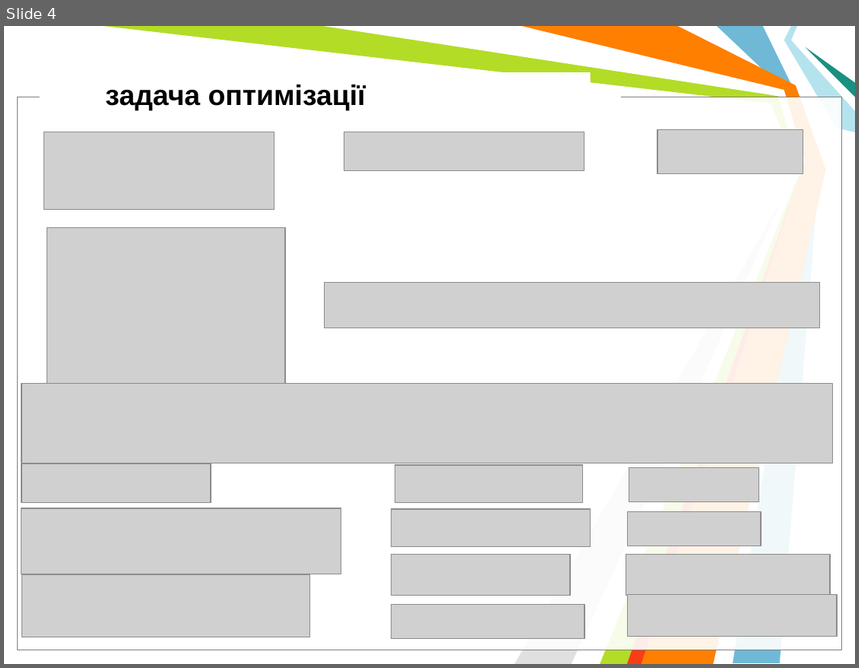
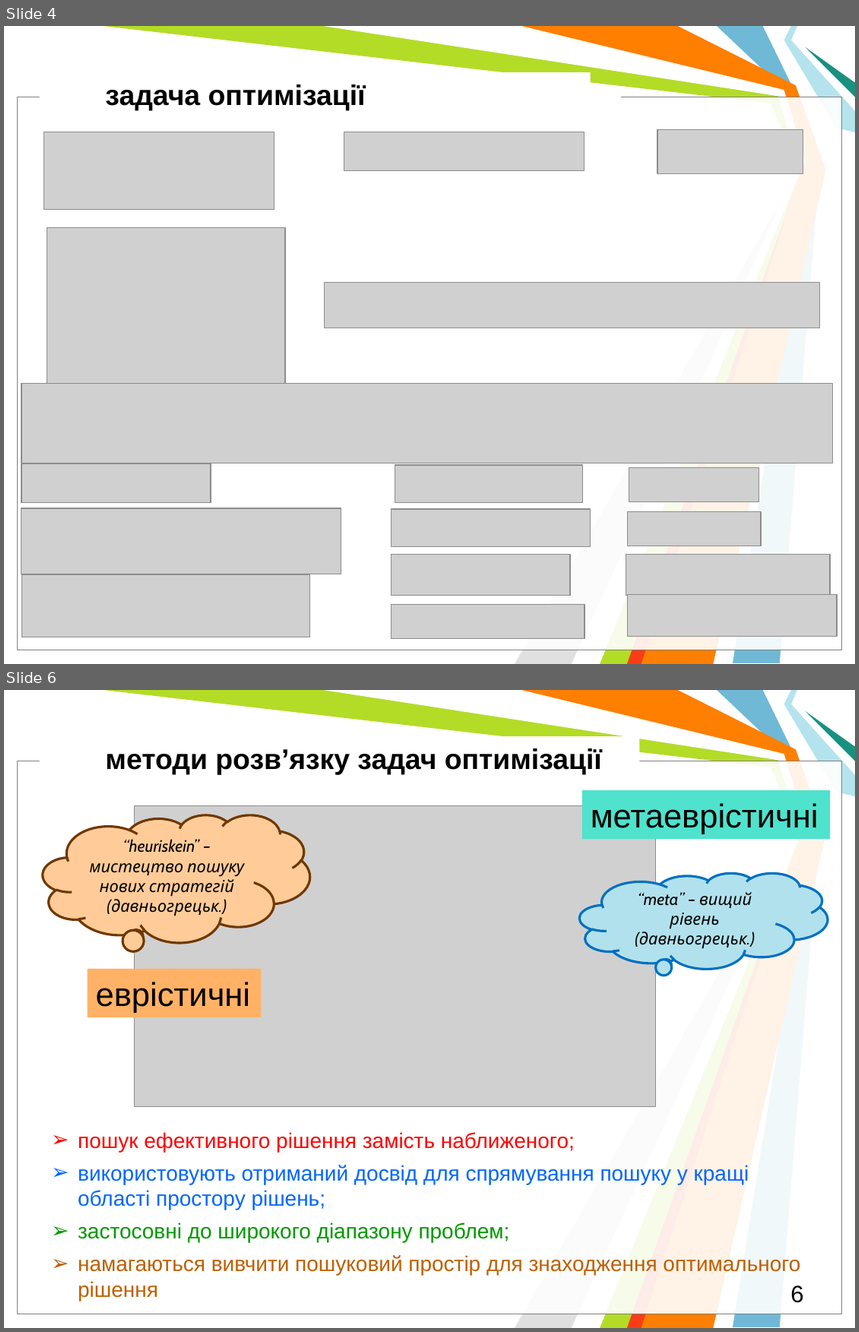
Before and after one commit to l432/NMK, a slide deck: Lecture/DAAD/DAAD_MetaH.pptm. Shown one above the other, each under a label of ours: slide 4 before the commit, slides 4 and 6 after it; the slides between them are not shown. The pictures are 859x668 and 859x1332 pixels, drawn with LibreOffice and Linux fonts; fonts in the diff are those of the drawing; grey boxes stand for pictures; background and template pictures are left out. Boxes give left, top, right and bottom in pixels: in the first picture for what was removed or moved away, otherwise in the second. Text is boxed around its words. In the diff, an @@ line names an element or a change of style, - is before the commit and + after.

```diff
--- a/Lecture/DAAD/DAAD_MetaH.pptm
+++ b/Lecture/DAAD/DAAD_MetaH.pptm
@@ slide 6 added at (4,690,855,1328), background #FFFFFF; not listed: 11 template elements that a slide beside it also shows @@
@@ text added at (105,749,602,774), 24 pt, text #000000, bold @@
+методи розв’язку задач оптимізації
@@ rectangle added at (582,790,829,839), fill #4FE2CD, 28 pt, text #000000 @@
+метаеврістичні
@@ thought cloud added at (44,815,310,943), fill #FFCC99, outline #703800 2 pt, 14 pt, text #000000, italic @@
+‘‘heuriskein’’ – мистецтво пошуку нових стратегій (давньогрецьк.)
@@ picture added at (134,806,656,1107) @@
@@ thought cloud added at (579,873,827,969), fill #B1E1EC, outline #0070C0 2 pt, 14 pt, text #000000, italic @@
+‘‘meta’’ – вищий рівень (давньогрецьк.)
@@ rectangle added at (88,969,261,1018), fill #FFB266, 28 pt, text #000000 @@
+еврістичні
@@ text added at (78,1132,800,1301), 18 pt, text #0066FF @@
+➢ пошук ефективного рішення замість наближеного;
+➢ використовують отриманий досвід для спрямування пошуку у кращі області простору рішень;
+➢ застосовні до широкого діапазону проблем;
+➢ намагаються вивчити пошуковий простір для знаходження оптимального рішення
@@ page number added at (791,1286,804,1303), 20 pt, text #000000 @@
+6
```
Also in this commit, not shown: 2 other slides added, 1 slide removed.
